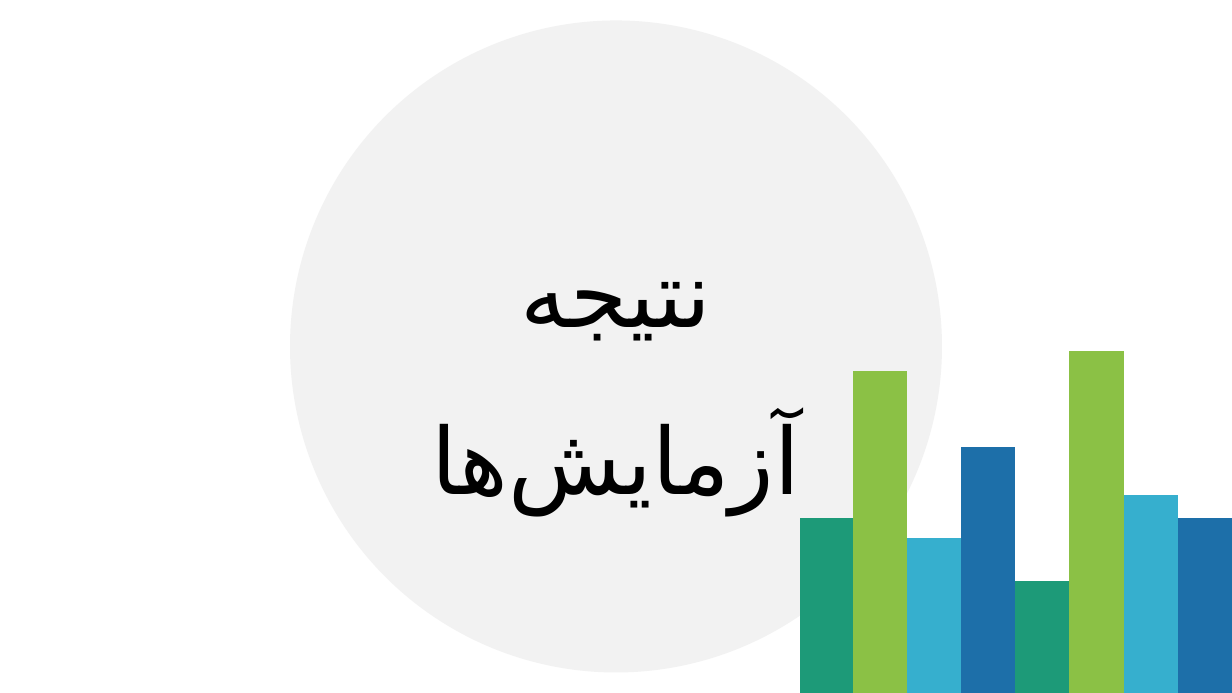
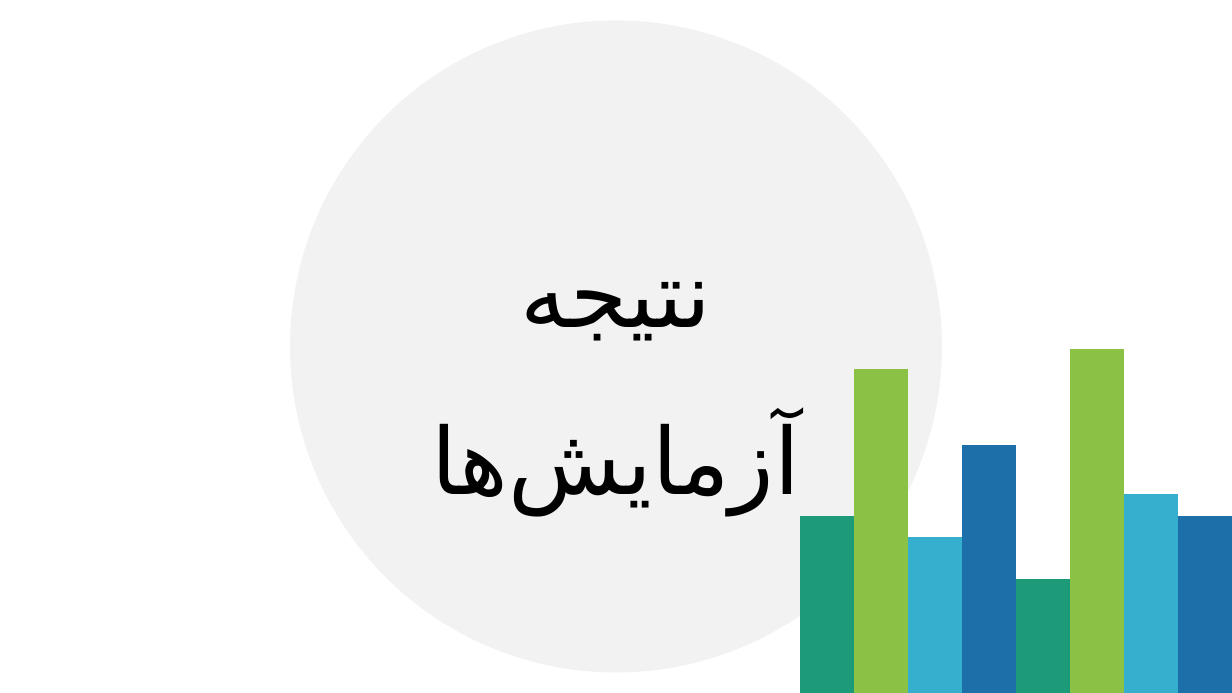
Before and after one commit to alphamarket/defence.pres, a slide deck: slide 34 of defence.pptx. Drawn at 1232x693 pixels with LibreOffice and Linux fonts; fonts in the diff are those of the drawing. Boxes give left, top, right and bottom in pixels: in the first picture for what was removed or moved away, otherwise in the second. Text is boxed around its words. In the diff, an @@ line names an element or a change of style, - is before the commit and + after.

```diff
--- a/defence.pptx
+++ b/defence.pptx
@@ outline redrawn in 7 elements at (1177, 516, 1232, 693), (800, 516, 855, 693), (1125, 494, 1179, 693), (962, 445, 1017, 693), (854, 369, 909, 693), (1070, 348, 1125, 693), (1017, 579, 1071, 693) @@
```
Also in this commit, not shown: 25 other slides changed.
